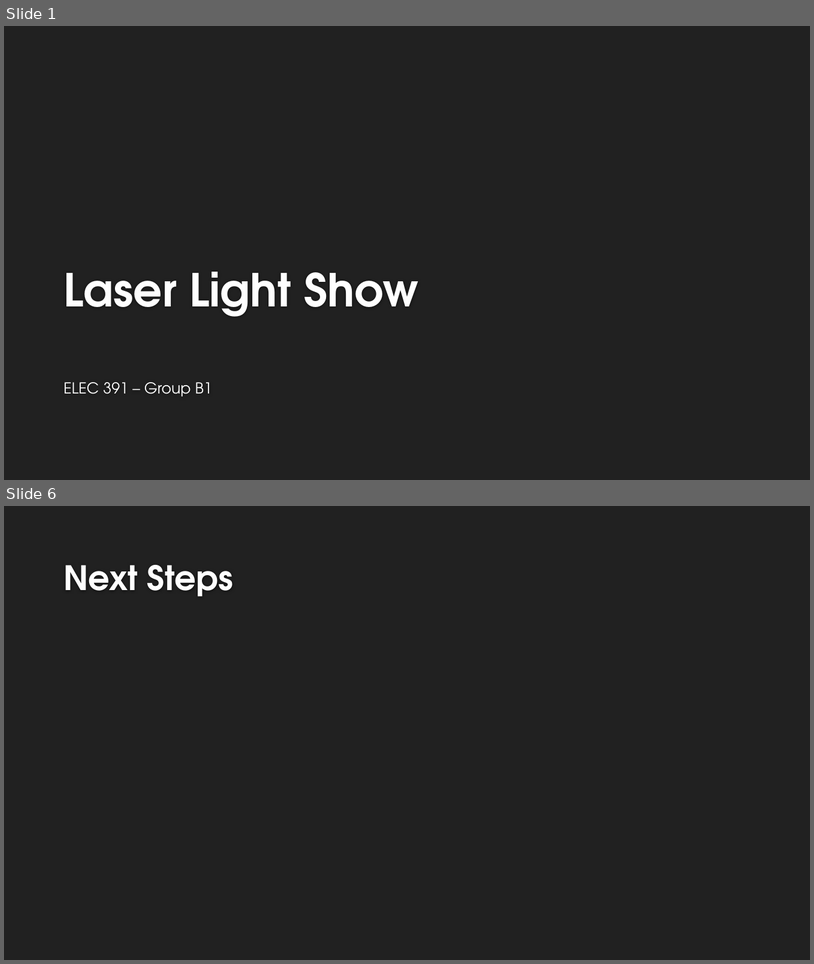
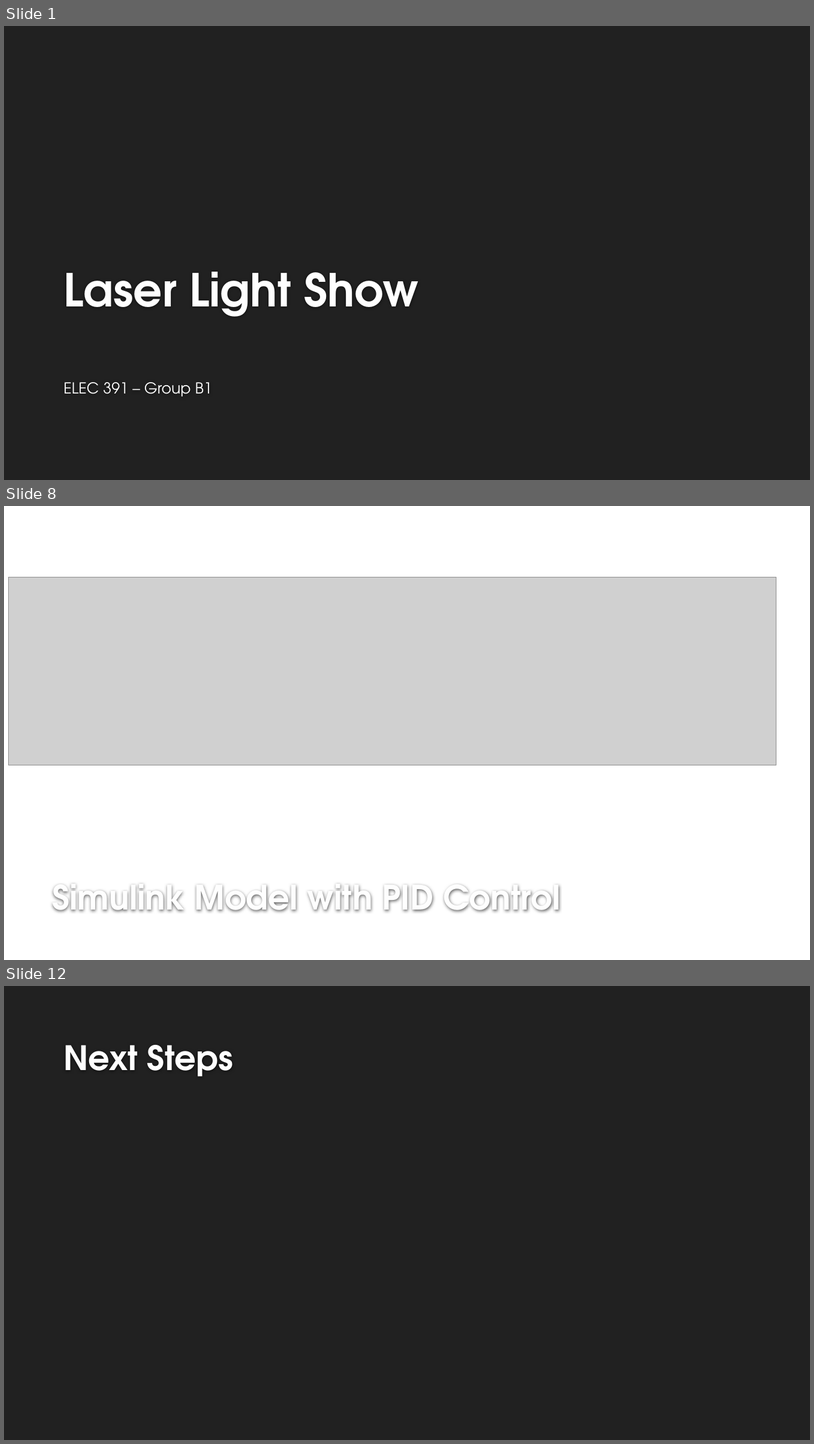
Before and after one commit to lcall3/Controller, a slide deck: doc/report/demo2.pptx. Shown one above the other, each under a label of ours: slides 1 and 6 before the commit, slides 1, 8 and 12 after it; the slides between them are not shown. The pictures are 814x964 and 814x1444 pixels, drawn with LibreOffice and Linux fonts; fonts in the diff are those of the drawing; grey boxes stand for pictures; background and template pictures are left out. Boxes give left, top, right and bottom in pixels: in the first picture for what was removed or moved away, otherwise in the second. Text is boxed around its words. In the diff, an @@ line names an element or a change of style, - is before the commit and + after.

```diff
--- a/doc/report/demo2.pptx
+++ b/doc/report/demo2.pptx
@@ slide 8 added at box(4, 506, 810, 960), background #FFFFFF @@
@@ picture added at box(9, 577, 777, 765) @@
@@ title added at box(52, 885, 561, 912), 40 pt, text #FEFEFE, bold @@
+Simulink Model with PID Control
@@ what was slide 6 is now slide 12 @@
```
Also in this commit, not shown: 3 slides changed, 6 other slides added, 1 slide removed.
